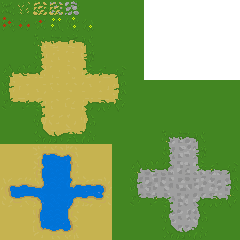
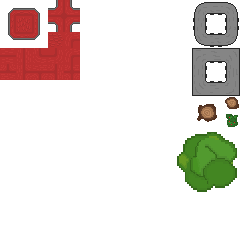
Layer changes from the first w=240, h=240 image to the second:
showed "Layer Group" over [0, 0, 240, 192]
hid "Ground", painted on it over [0, 0, 240, 240]
